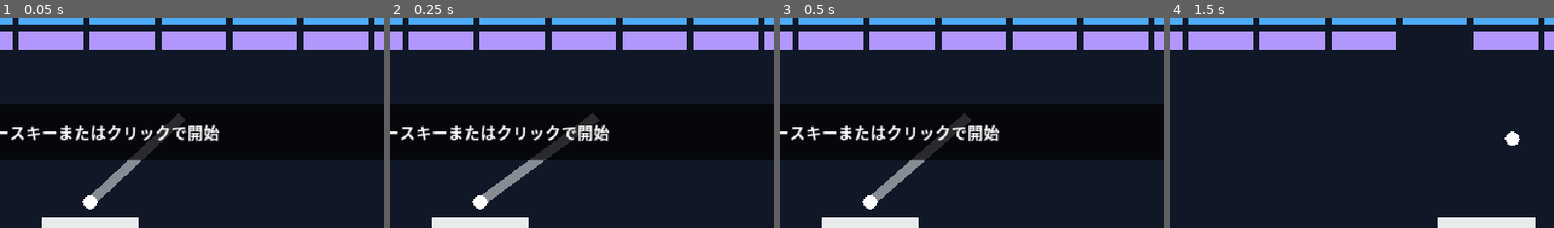
Above: before the commit, frames 1-4 (left to right).
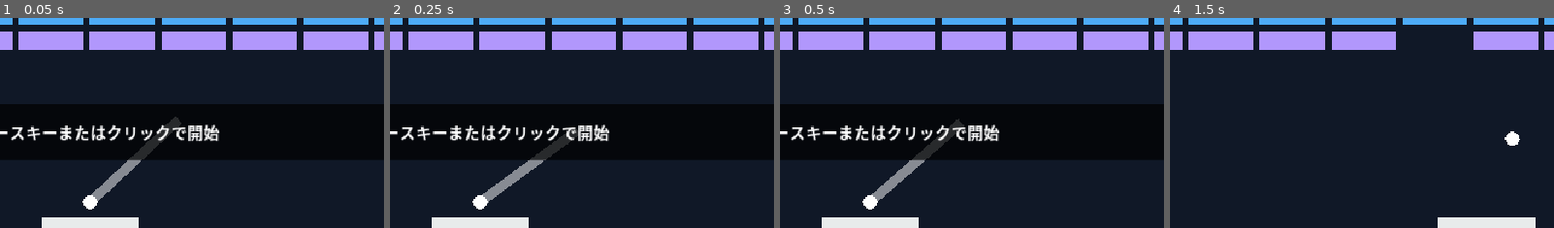
Above: after the commit, the same moments.

Repository: ittokunvim/example-godot
Game: Godot game, scene res://main.tscn
Same seed, same stepped clock (60 frames per second), same inputs: the game is played once before the commit and once after it.
Inputs (mouse positions are % of the whole screen's width and height, from its top left):
- Up to frame 1 (0.05 s): no input
- Up to frame 2 (0.25 s): no input
- Up to frame 3 (0.5 s): no input
- Up to frame 4 (1.5 s): tap Enter (ui_accept) at 0.5, 1.35 s; move the mouse to (72, 43) at 0.52 s; hold D (move_right) 0.53-1.28 s; hold Enter (ui_accept) 0.53-1.28 s; click (72, 43) at 0.67 s; move the mouse to (29, 53) at 1.27 s; hold A (move_left) from 1.28 s (still down)
The pictures show only the part of the screen within x 38-88%, y 43-93%; the shares and areas given below are measured in that part.

The runs differ from the first frame. In frame 1, less than 0.1% of the frame differs, in the area x 45-49%, y 45-51%; in frame 2, 0.2%, in the area x 48-55%, y 45-55%; in frame 3, 0.1%; in frame 4, nothing differs.

Commit message:
fix codes

Diff:
--- a/breakout/ball.gd
+++ b/breakout/ball.gd
@@ -7,20 +7,27 @@
 const GUIDE_LENGTH := Vector2(150.0, 150.0)
 const GUIDE_COLOR := Color8(255, 255, 255, 127)
 const GUIDE_WIDTH := 12.0
+const AIM_SWEEP_SPEED := 1.0
+const INITIAL_DIRECTION := Vector2(1.0, -1.0)
 
-var _show_launch_guide := true
+var _initial_position := position
+var _show_aim_sweep := true
 var _velocity := Vector2.ZERO
-var _launch_direction := Vector2(1.0, -1.0).normalized()
-var _direction_x := 1
+var _launch_direction := INITIAL_DIRECTION.normalized()
+var _direction_x := INITIAL_DIRECTION.x
+
 
 func _physics_process(delta: float) -> void:
 	if _velocity == Vector2.ZERO:
-		if _show_launch_guide:
-			_launch_direction.x += _direction_x * delta
-			if _launch_direction.x >= 1.0:
-				_direction_x = -1
-			elif _launch_direction.x <= -1.0:
-				_direction_x = 1
+		if not _show_aim_sweep:
+			return
+
+		_launch_direction.x += _direction_x * AIM_SWEEP_SPEED * delta
+		if _launch_direction.x >= 1.0:
+			_direction_x = -1
+		elif _launch_direction.x <= -1.0:
+			_direction_x = 1
+
 		queue_redraw()
 		return
 
@@ -45,27 +52,27 @@
 
 
 func _draw() -> void:
-	if _show_launch_guide:
+	if _show_aim_sweep:
 		draw_line(
 			Vector2.ZERO,
-			_launch_direction * GUIDE_LENGTH,
+			_launch_direction.normalized() * GUIDE_LENGTH,
 			GUIDE_COLOR,
 			GUIDE_WIDTH
 		)
 
 
 func launch() -> void:
-	_show_launch_guide = false
+	_show_aim_sweep = false
 	_velocity = _launch_direction.normalized() * SPEED
 	queue_redraw()
 
 
 func reset() -> void:
-	_show_launch_guide = true
-	position = Vector2(get_viewport_rect().size.x / 2.0, 472.0)
+	_show_aim_sweep = true
+	position = _initial_position
 	_velocity = Vector2.ZERO
 
 
 func stop() -> void:
-	_show_launch_guide = false
+	_show_aim_sweep = false
 	_velocity = Vector2.ZERO
